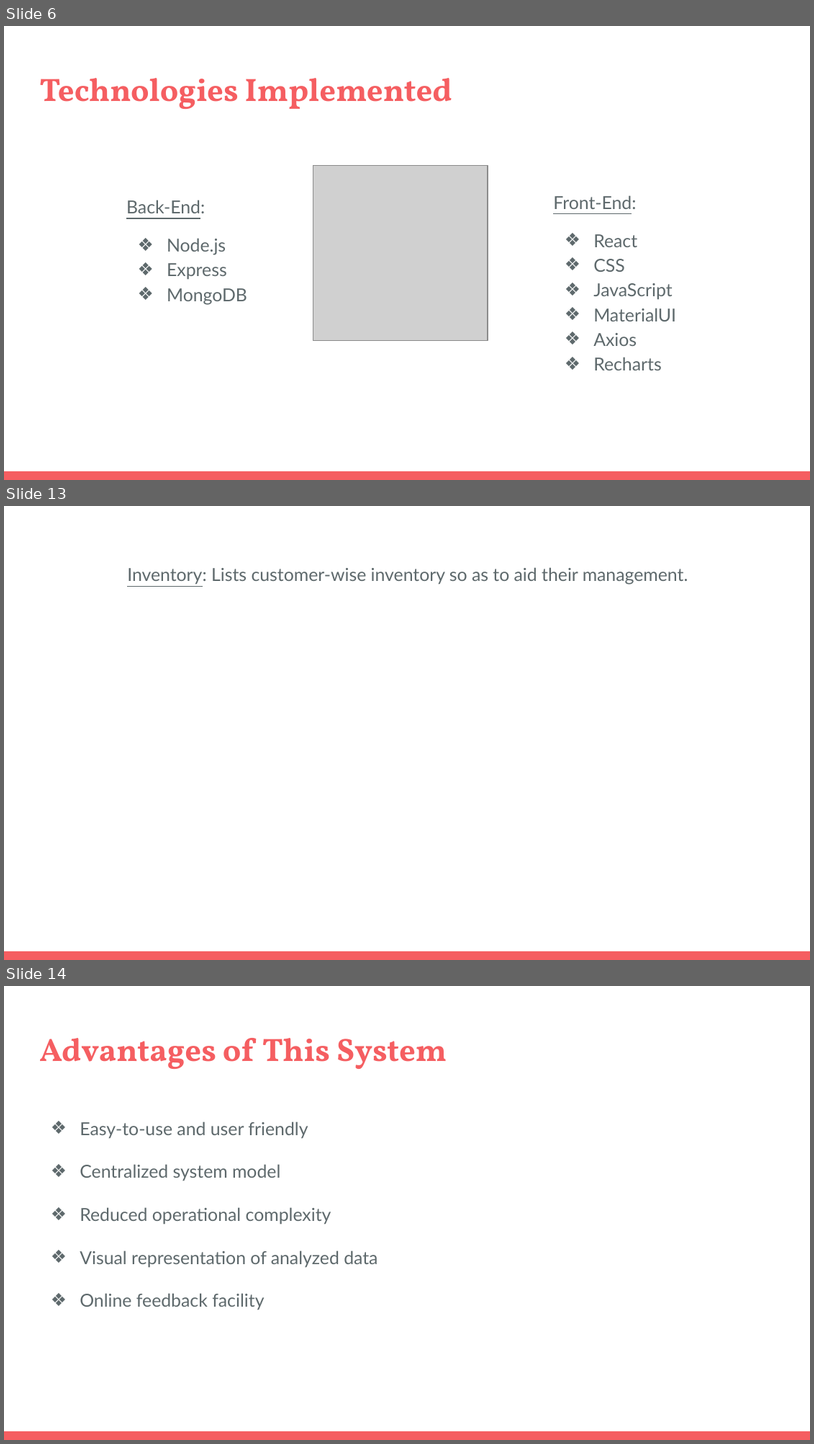
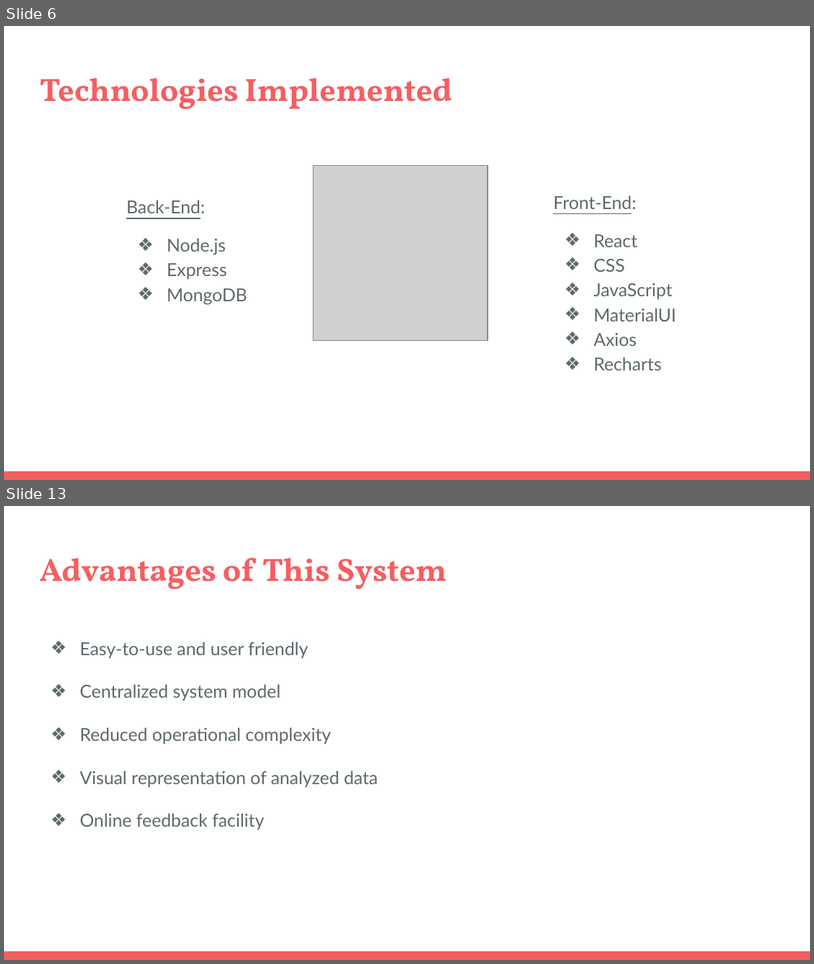
Before and after one commit to TheEshaan/Full-Stack-Laundry-Administration-System, a slide deck: Prima-PPT.pptx. Shown one above the other, each under a label of ours: slides 6, 13 and 14 before the commit, slides 6 and 13 after it; the slides between them are not shown. The pictures are 814x1444 and 814x964 pixels, drawn with LibreOffice and Linux fonts; fonts in the diff are those of the drawing; grey boxes stand for pictures. Boxes give left, top, right and bottom in pixels: in the first picture for what was removed or moved away, otherwise in the second. Text is boxed around its words. In the diff, an @@ line names an element or a change of style, - is before the commit and + after.

```diff
--- a/Prima-PPT.pptx
+++ b/Prima-PPT.pptx
@@ slide 13 removed at [4,506,810,960], background #FFFFFF; not listed: 1 template element that a slide beside it also shows @@
@@ text removed at [127,567,689,584] @@
-Inventory: Lists customer-wise inventory so as to aid their management.
@@ what was slide 14 is now slide 13 @@
```
Also in this commit, not shown: 6 slides changed.
